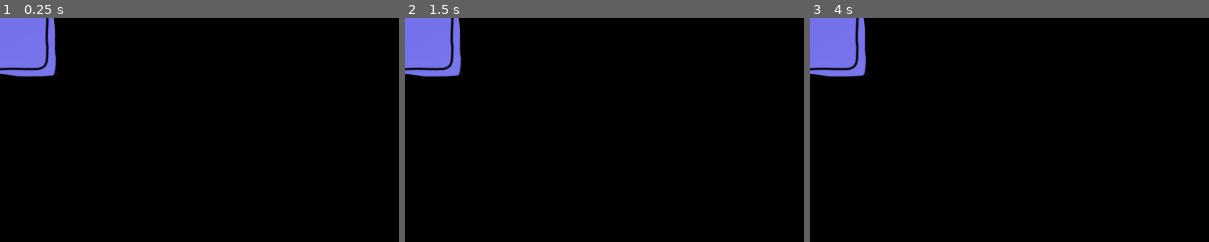
Above: before the commit, frames 1-3 (left to right).
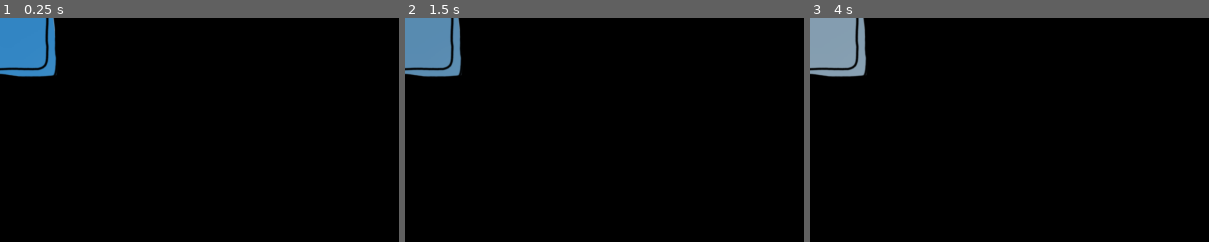
Above: after the commit, the same moments.

Repository: lennovative/ggj21
Game: Godot game, scene res://Scenes/Items/item_tv.tscn
Two runs of this game, one before a commit and one after it. Both use one fixed random seed, a clock stepped at 60 frames per second and the inputs below. This scene is started directly instead of the project's main scene.
Inputs (mouse positions are % of the whole screen's width and height, from its top left):
- Up to frame 1 (0.25 s): no input
- Up to frame 2 (1.5 s): tap Enter at 0.5 s; move the mouse to (72, 45) at 0.52 s; hold D (right_button) from 0.53 s (still down); tap Space (jump_button) at 0.77 s; move the mouse to (30, 55) at 1.27 s
- Up to frame 3 (4 s): tap Space (jump_button) at 1.52, 2, 3.02, 3.77 s; move the mouse to (60, 28) at 2.02 s; release D (right_button) at 2.03 s; hold A (left_button) 2.03-2.78 s; move the mouse to (45, 70) at 2.77 s; hold D (right_button) from 2.78 s (still down); tap Enter at 3.5 s; move the mouse to (80, 65) at 3.52 s
The pictures show only the part of the screen within x 0-50%, y 0-50%; the shares and areas given below are measured in that part.

The runs differ from the first frame. In frame 1, 3.4% of the frame differs, in the area x 0-15%, y 0-27%; in frame 2, 3.3%; in frame 3, 3.3%.

Commit message:
Added Tape, moved item graphics

Diff:
--- a/Scenes/Items/item_cat.tscn
+++ b/Scenes/Items/item_cat.tscn
@@ -6,11 +6,11 @@
 [sub_resource type="GDScript" id=1]
 script/source = "extends Sprite
 
-onready var audioPlayer =  get_node(\"Nyan\")
-onready var timer = get_node(\"Timer\")
+var audioPlayer =  get_child(0)
+var timer = get_child(1)
 
 func _on_AudioStreamPlayer2D_finished():
-	timer.set_wait_time(4.0)
+	timer.wait_time = rand_range(1, 10)
 	timer.start()
 
 func _on_Timer_timeout():
@@ -21,10 +21,11 @@
 texture = ExtResource( 1 )
 script = SubResource( 1 )
 
-[node name="Nyan" type="AudioStreamPlayer2D" parent="."]
+[node name="AudioStreamPlayer2D" type="AudioStreamPlayer2D" parent="."]
 stream = ExtResource( 2 )
 autoplay = true
+bus = "SFX"
 
 [node name="Timer" type="Timer" parent="."]
-[connection signal="finished" from="Nyan" to="." method="_on_AudioStreamPlayer2D_finished"]
+[connection signal="finished" from="AudioStreamPlayer2D" to="." method="_on_AudioStreamPlayer2D_finished"]
 [connection signal="timeout" from="Timer" to="." method="_on_Timer_timeout"]
--- a/Scenes/Items/item_tv.tscn
+++ b/Scenes/Items/item_tv.tscn
@@ -1,13 +1,52 @@
-[gd_scene load_steps=3 format=2]
+[gd_scene load_steps=6 format=2]
 
 [ext_resource path="res://Assets/Graphics/items/item_tv.png" type="Texture" id=1]
 [ext_resource path="res://Assets/Graphics/exit_light.png" type="Texture" id=2]
 
+[sub_resource type="GDScript" id=3]
+script/source = "extends Sprite
+
+
+func _ready():
+	$AnimationPlayer.play(\"idle\")
+	pass
+"
+
+[sub_resource type="Animation" id=1]
+resource_name = "idle"
+length = 10.0
+loop = true
+tracks/0/type = "value"
+tracks/0/path = NodePath("AnimationPlayer/Light2D:energy")
+tracks/0/interp = 2
+tracks/0/loop_wrap = true
+tracks/0/imported = false
+tracks/0/enabled = true
+tracks/0/keys = {
+"times": PoolRealArray( 0.1, 0.9, 2, 3.3, 4.3, 5.2, 5.9, 6.7, 8.2, 9.6 ),
+"transitions": PoolRealArray( 1, 1, 1, 1, 1, 1, 1, 1, 1, 1 ),
+"update": 0,
+"values": [ 1.0, 1.0, 0.61, 1.0, 0.41, 1.0, 1.49, 1.0, 0.41, 1.59 ]
+}
+
+[sub_resource type="GDScript" id=2]
+script/source = "extends AnimationPlayer
+
+
+"
+
 [node name="item_tv" type="Sprite"]
 texture = ExtResource( 1 )
+script = SubResource( 3 )
 
-[node name="Light2D" type="Light2D" parent="."]
+[node name="AnimationPlayer" type="AnimationPlayer" parent="."]
+autoplay = "idle"
+anims/idle = SubResource( 1 )
+script = SubResource( 2 )
+
+[node name="Light2D" type="Light2D" parent="AnimationPlayer"]
 scale = Vector2( 0.5, 0.5 )
 texture = ExtResource( 2 )
-color = Color( 0.458824, 0.443137, 0.921569, 1 )
+color = Color( 0.173417, 0.52492, 0.784314, 1 )
+energy = 0.818267
 mode = 2
Binary file removed: Assets/Graphics/item_cat.png
Binary file changed: Assets/Graphics/items/item_cat.png
Renamed: Assets/Graphics/item_coffee.png -> Assets/Graphics/items/item_coffee.png
Renamed: Assets/Graphics/item_flour.png -> Assets/Graphics/items/item_flour.png
Binary file added: Assets/Graphics/items/item_tape.png
Renamed: Assets/Graphics/item_vase.png -> Assets/Graphics/items/item_vase.png
Renamed: Assets/Graphics/item_yarn.png -> Assets/Graphics/items/item_yarn.png
